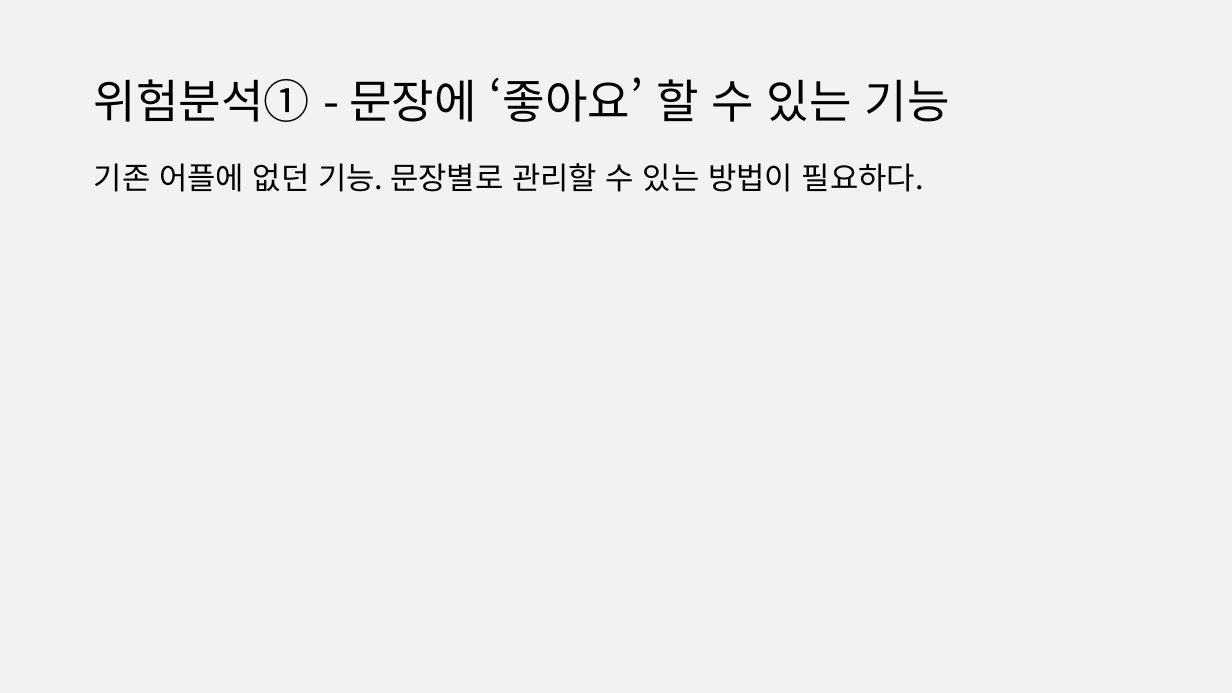
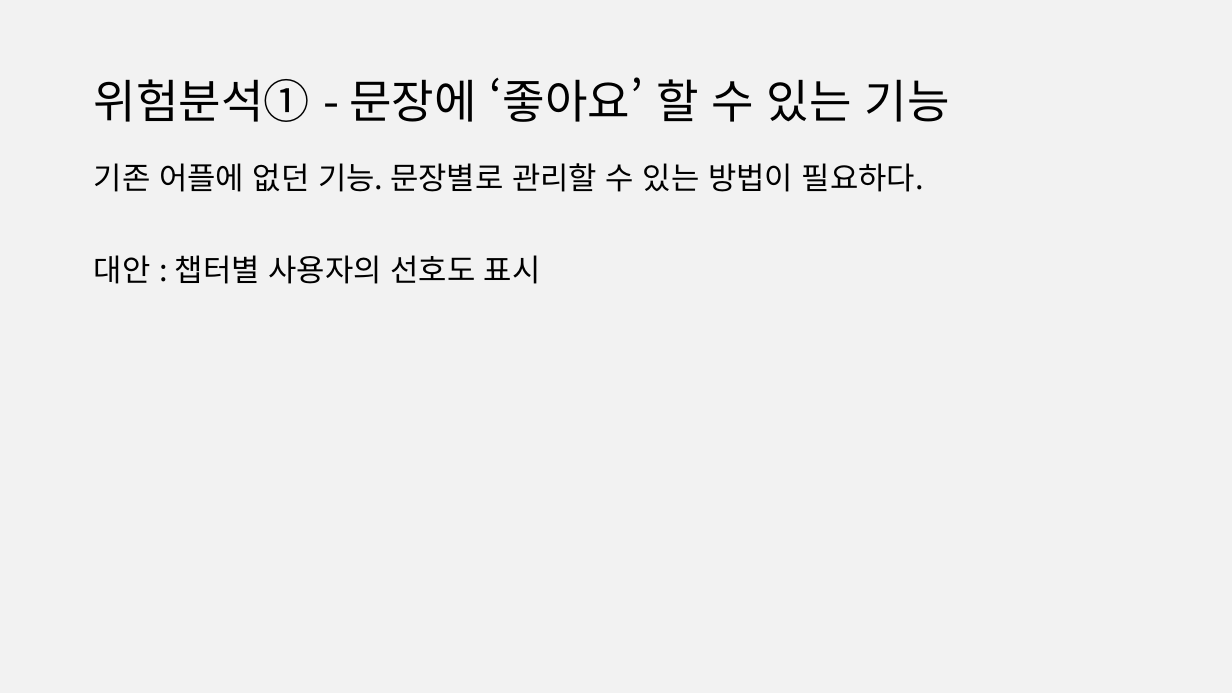
Before and after one commit to 888pocket/social-readbook-app, a slide deck: slide 17 of 보고서/사용자인터페이스(나) 제안발표ppt_3code.pptx. Drawn at 1232x693 pixels with LibreOffice and Linux fonts; fonts in the diff are those of the drawing. Boxes give left, top, right and bottom in pixels: in the first picture for what was removed or moved away, otherwise in the second. Text is boxed around its words. In the diff, an @@ line names an element or a change of style, - is before the commit and + after.

```diff
--- a/보고서/사용자인터페이스(나) 제안발표ppt_3code.pptx
+++ b/보고서/사용자인터페이스(나) 제안발표ppt_3code.pptx
@@ text at <box>94,255,541,284</box>: paragraph added @@
+대안 : 챕터별 사용자의 선호도 표시
```
Also in this commit, not shown: 1 other slide changed.
